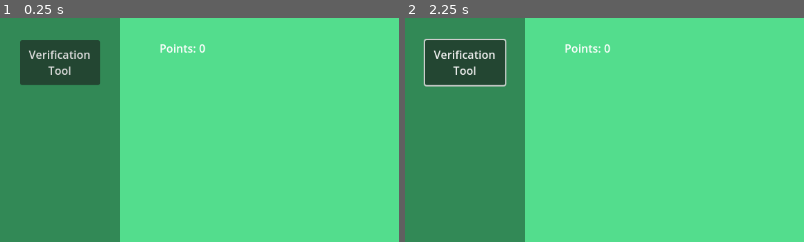
Above: before the commit, frames 1-2 (left to right).
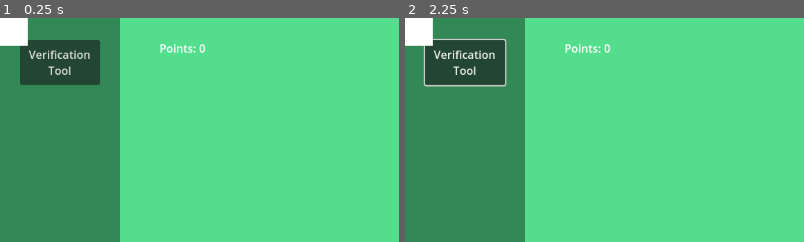
Above: after the commit, the same moments.

Repository: Professor-Augusto-Baffa/projeto-desenvolvimento-de-games-generation-ai
Game: Godot game, scene res://Main.tscn
Same seed, same stepped clock (60 frames per second), same inputs: the game is played once before the commit and once after it.
Inputs (mouse positions are % of the whole screen's width and height, from its top left):
- Up to frame 1 (0.25 s): no input
- Up to frame 2 (2.25 s): click (90, 40) at 0.5 s; click (90, 40) at 1.25 s; click "Verification Tool" at 2 s
The pictures show only the part of the screen within x 0-50%, y 0-50%; the shares and areas given below are measured in that part.

The runs differ from the first frame. In frame 1, 0.9% of the frame differs, in the area x 0-8%, y 0-13%; in frame 2, 0.9%.
Error in both runs: Invalid operands 'int' and 'Nil' in operator '+'. (res://Main.gd:33)

Commit message:
Nodes de deálogo após ctrl S

Diff:
--- a/Main.tscn
+++ b/Main.tscn
@@ -80,6 +80,34 @@
 offset_right = 8.0
 offset_bottom = 8.0
 
+[node name="DialogHandler" type="CanvasLayer" parent="."]
+
+[node name="DialogBg" type="ColorRect" parent="DialogHandler"]
+offset_right = 40.0
+offset_bottom = 40.0
+
+[node name="HContainer" type="HBoxContainer" parent="DialogHandler/DialogBg"]
+layout_mode = 0
+offset_right = 40.0
+offset_bottom = 40.0
+
+[node name="Bordere" type="ColorRect" parent="DialogHandler/DialogBg/HContainer"]
+layout_mode = 2
+
+[node name="Faceset" type="TextureRect" parent="DialogHandler/DialogBg/HContainer/Bordere"]
+layout_mode = 0
+offset_right = 40.0
+offset_bottom = 40.0
+
+[node name="VContainer" type="VBoxContainer" parent="DialogHandler/DialogBg/HContainer"]
+layout_mode = 2
+
+[node name="Name" type="Label" parent="DialogHandler/DialogBg/HContainer/VContainer"]
+layout_mode = 2
+
+[node name="Dialog" type="RichTextLabel" parent="DialogHandler/DialogBg/HContainer/VContainer"]
+layout_mode = 2
+
 [connection signal="pressed" from="ToolHandler/YesNoTool" to="ToolHandler" method="_on_YesNoTool_pressed"]
 [connection signal="pressed" from="ToolHandler/Quit" to="ToolHandler" method="_on_QuitButton_pressed"]
 [connection signal="app_processed" from="ApplicationHandler" to="." method="_compute_points"]
